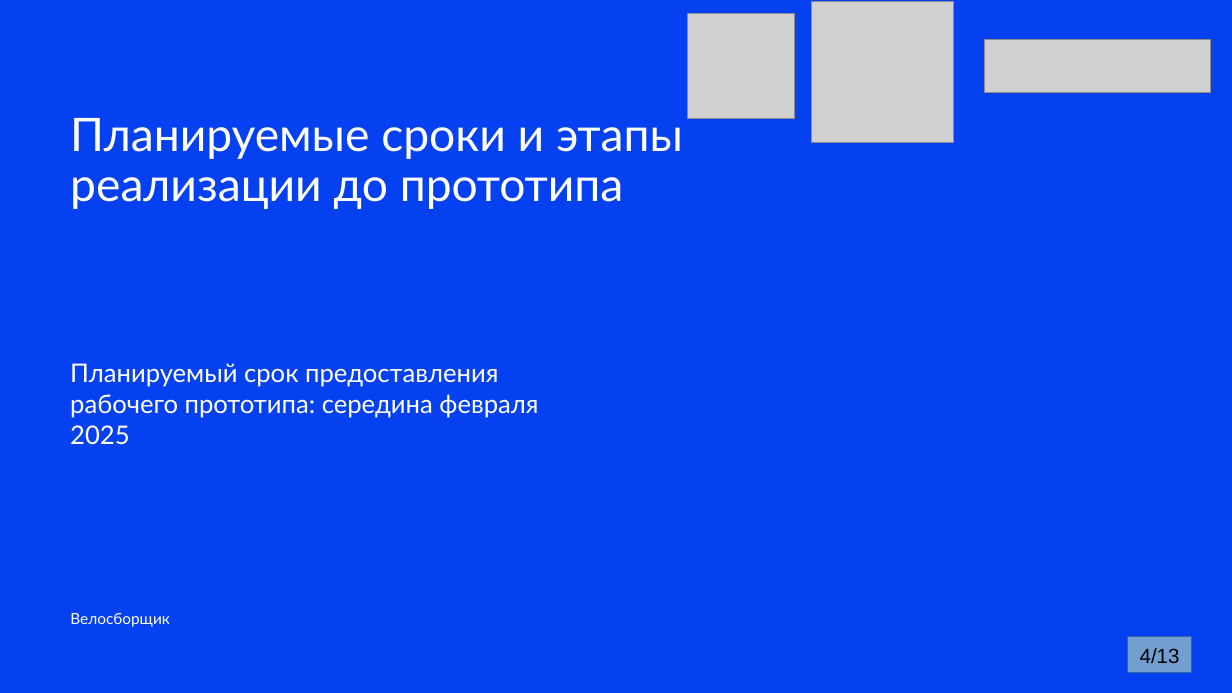
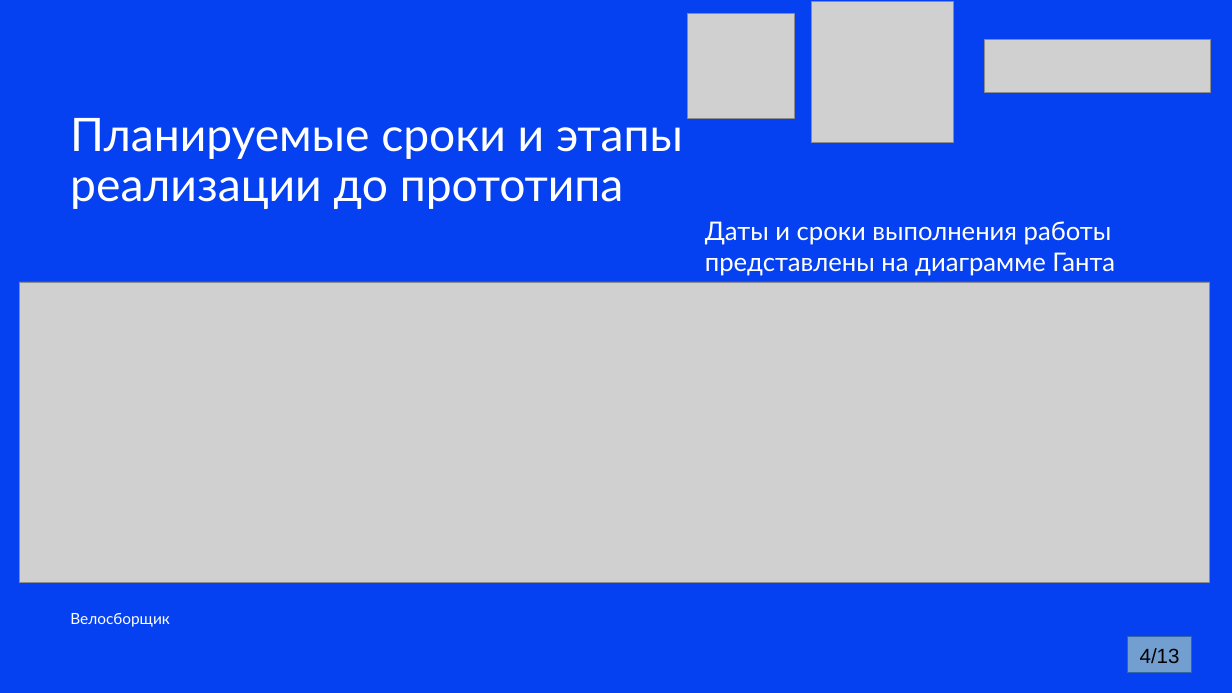
Before and after one commit to alexandr2081/velo, a slide deck: slide 4 of Бесполезные вещи/Презентация.pptx. Drawn at 1232x693 pixels with LibreOffice and Linux fonts; fonts in the diff are those of the drawing; grey boxes stand for pictures. Boxes give left, top, right and bottom in pixels: in the first picture for what was removed or moved away, otherwise in the second. Text is boxed around its words. In the diff, an @@ line names an element or a change of style, - is before the commit and + after.

```diff
--- a/Бесполезные вещи/Презентация.pptx
+++ b/Бесполезные вещи/Презентация.pptx
@@ subtitle added at [705,221,1115,276], 40 pt, text #FFFFFF @@
+Даты и сроки выполнения работы представлены на диаграмме Ганта
@@ picture added at [19,282,1210,582] @@
@@ subtitle removed at [70,363,538,445] @@
-Планируемый срок предоставления рабочего прототипа: середина февраля 2025
```
Also in this commit, not shown: 8 other slides changed, 5 other files.
